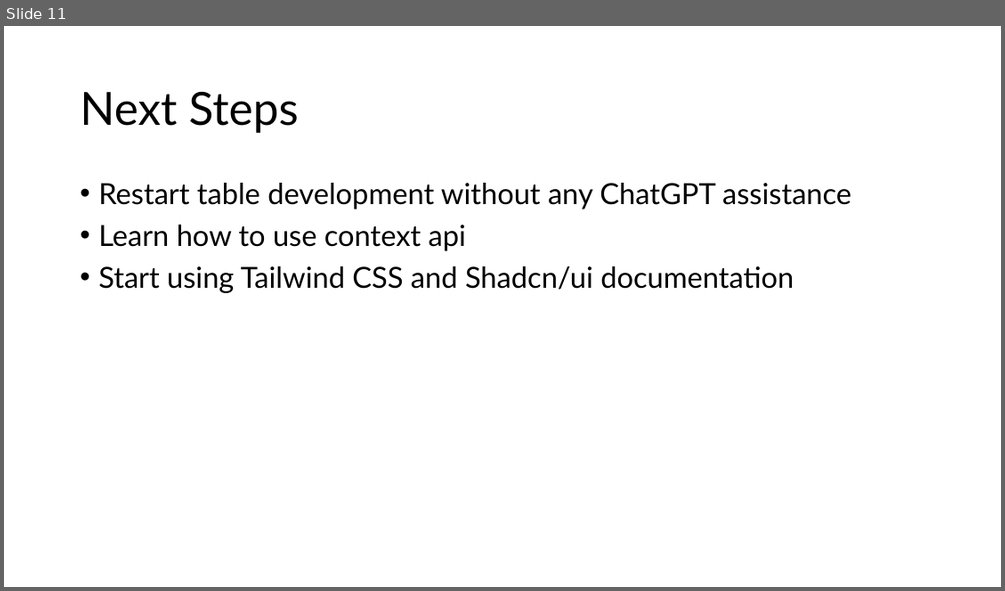
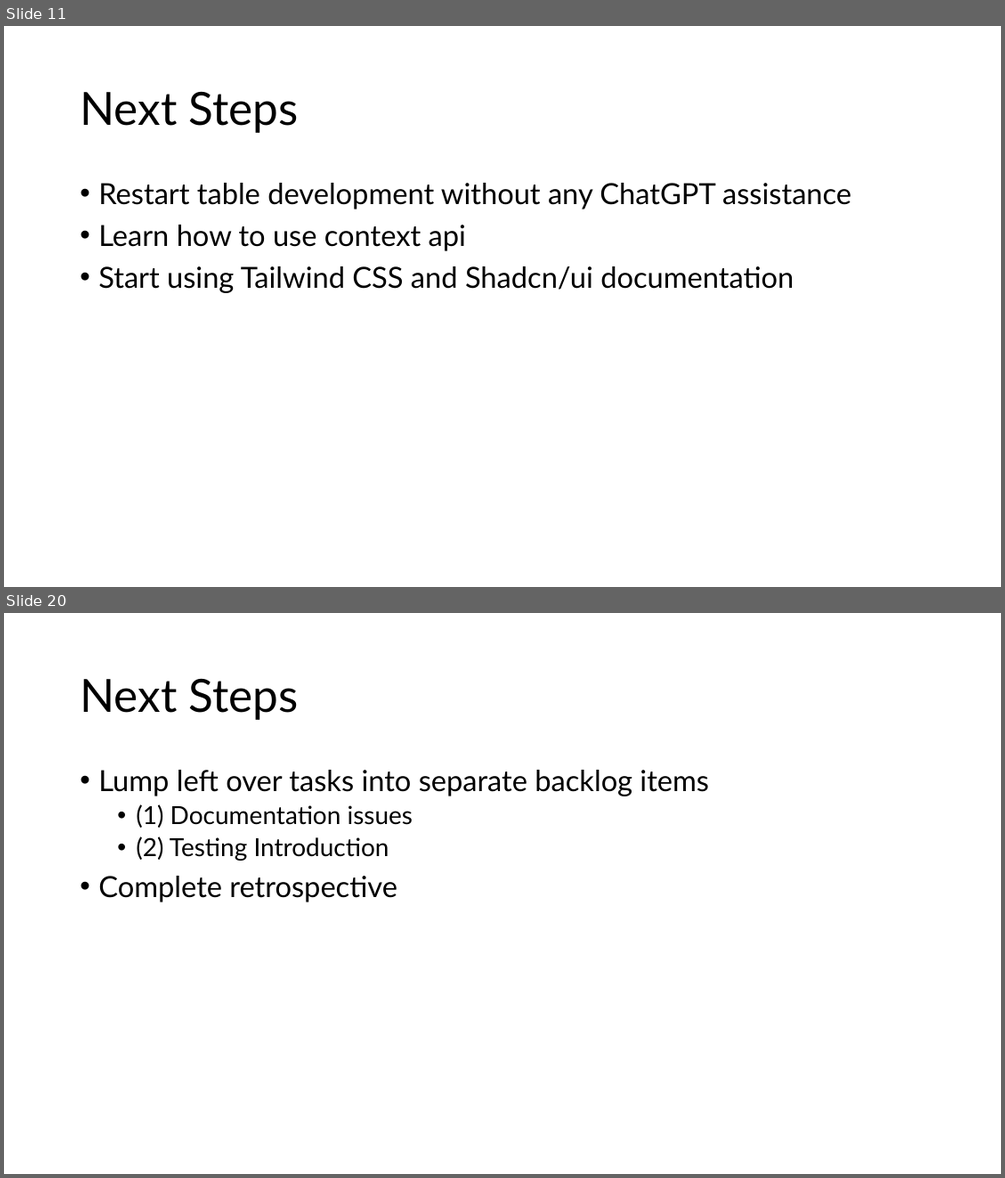
Before and after one commit to GregT7/PlanGauge, a slide deck: project_journal/standup/sprint3_standup.pptx. Shown one above the other, each under a label of ours: slide 11 before the commit, slides 11 and 20 after it; the slides between them are not shown. The pictures are 1005x591 and 1005x1178 pixels, drawn with LibreOffice and Linux fonts; fonts in the diff are those of the drawing. Boxes give left, top, right and bottom in pixels: in the first picture for what was removed or moved away, otherwise in the second. Text is boxed around its words. In the diff, an @@ line names an element or a change of style, - is before the commit and + after.

```diff
--- a/project_journal/standup/sprint3_standup.pptx
+++ b/project_journal/standup/sprint3_standup.pptx
@@ slide 20 added at (4, 613, 1001, 1174), background #FFFFFF @@
@@ title added at (80, 678, 299, 720), 44 pt, text #000000 @@
+Next Steps
@@ text added at (98, 770, 709, 902), 28 pt, text #000000 @@
+• Lump left over tasks into separate backlog items
+  • (1) Documentation issues
+  • (2) Testing Introduction
+• Complete retrospective
```
Also in this commit, not shown: 2 slides changed, 8 other slides added, 21 other files.
